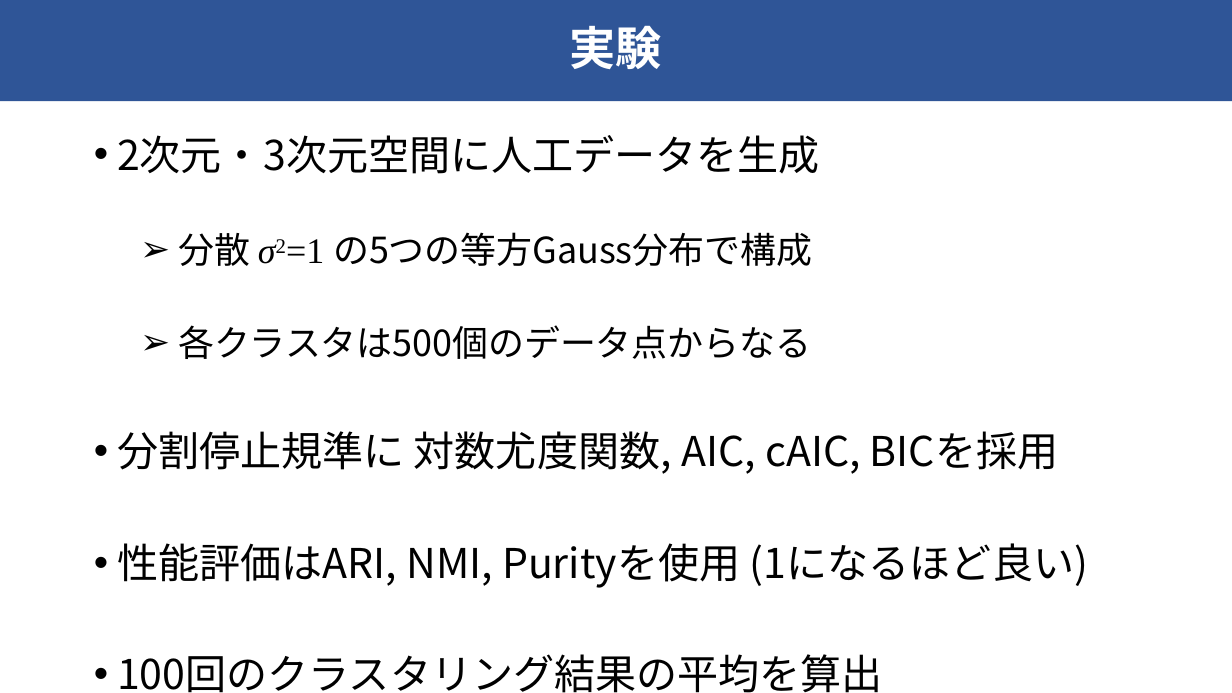
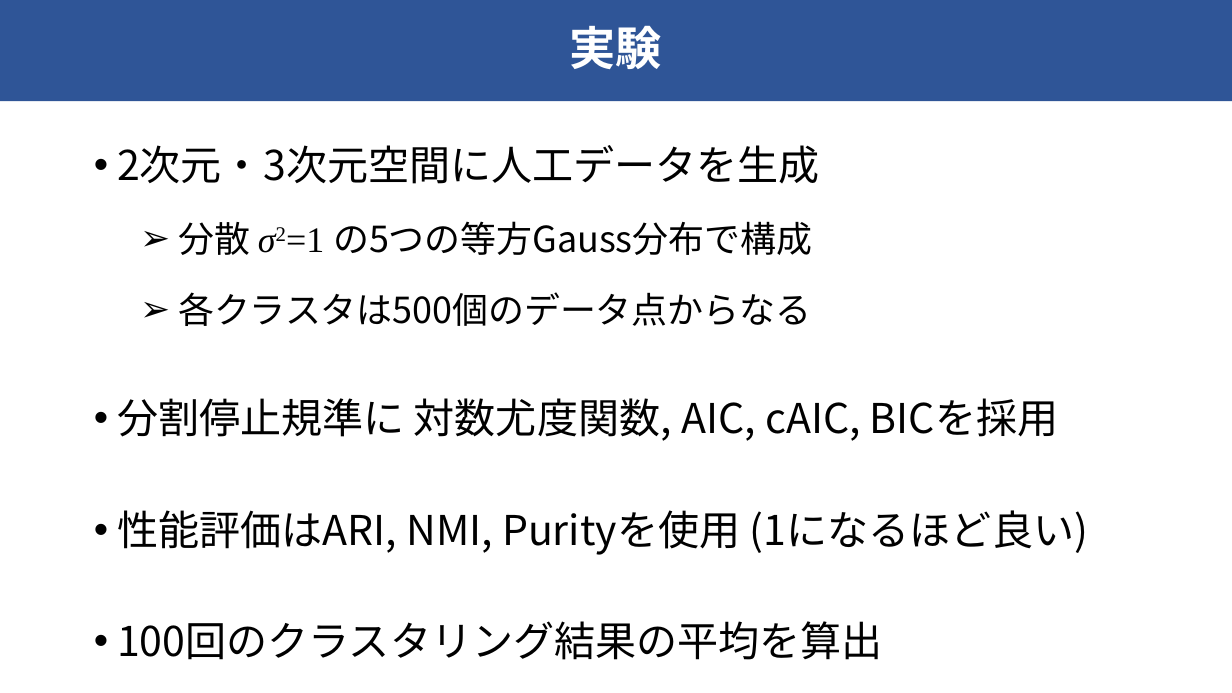
Before and after one commit to raryosu/graduation-research, a slide deck: slide 10 of docs/interim-presen/interim_hagihara.pptx. Drawn at 1232x693 pixels with LibreOffice and Linux fonts; fonts in the diff are those of the drawing. Boxes give left, top, right and bottom in pixels: in the first picture for what was removed or moved away, otherwise in the second. Text is boxed around its words. In the diff, an @@ line names an element or a change of style, - is before the commit and + after.

```diff
--- a/docs/interim-presen/interim_hagihara.pptx
+++ b/docs/interim-presen/interim_hagihara.pptx
@@ text "2次元・3次元空間に人工データを生成": place and size @@
-text "2次元・3次元空間に人工データを生成" at box(117, 135, 1088, 693)
+text "2次元・3次元空間に人工データを生成" at box(117, 145, 1088, 660)
@@ text at box(178, 221, 812, 326): line spacing 2 to 1.5 @@
```
Also in this commit, not shown: 2 other slides changed, 4 other files.
